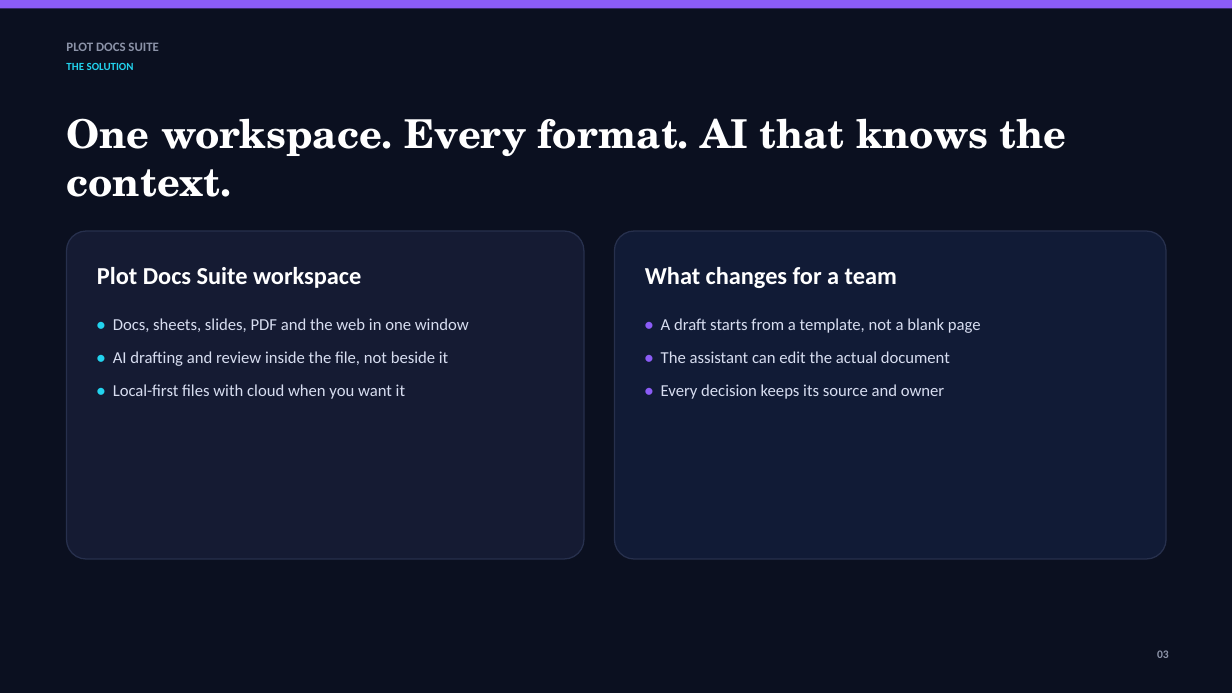
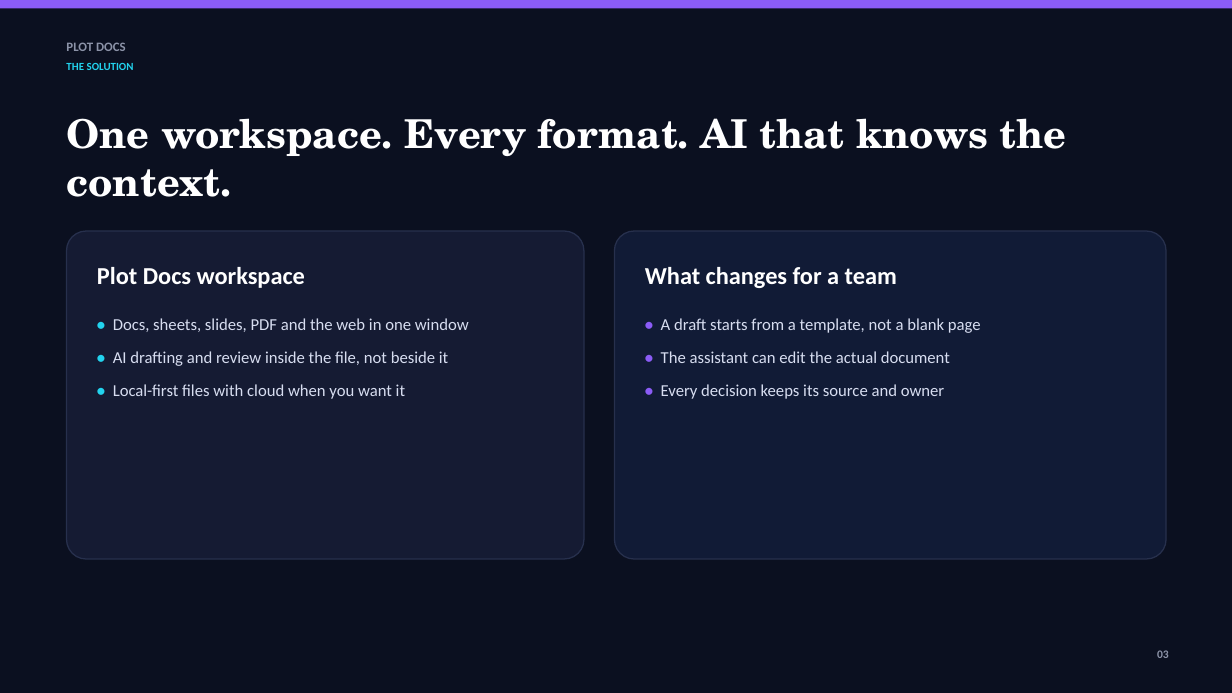
Before and after one commit to sukhee-2626/plot-docs, a slide deck: slide 3 of apps/shell/resources/templates/Startup Pitch.pptx. Drawn at 1232x693 pixels with LibreOffice and Linux fonts; fonts in the diff are those of the drawing. Boxes give left, top, right and bottom in pixels: in the first picture for what was removed or moved away, otherwise in the second. Text is boxed around its words. In the diff, an @@ line names an element or a change of style, - is before the commit and + after.

Commit message:
docs: add Windows download and real Plot Docs screenshots
Refresh bundled templates without legacy branding, add the Windows EXE download link, and include screenshots of every editor plus the local account flow.

```diff
--- a/apps/shell/resources/templates/Startup Pitch.pptx
+++ b/apps/shell/resources/templates/Startup Pitch.pptx
@@ text at bbox=[66, 42, 126, 51]: text changed @@
-PLOT DOCS SUITE
+PLOT DOCS
@@ text at bbox=[97, 267, 305, 288]: text changed @@
-Plot Docs Suite workspace
+Plot Docs workspace
```
Also in this commit, not shown: 5 other slides changed, 26 other files.
